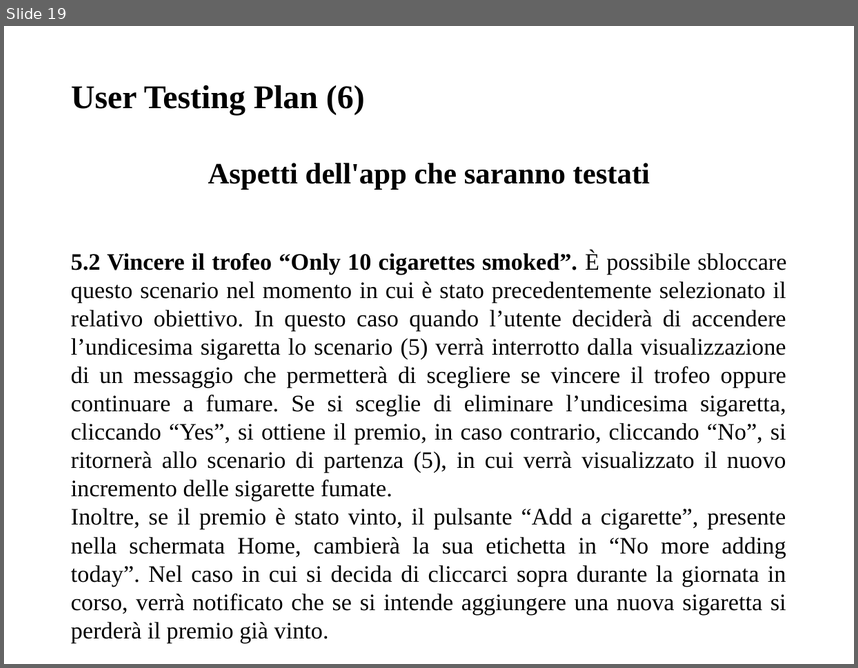
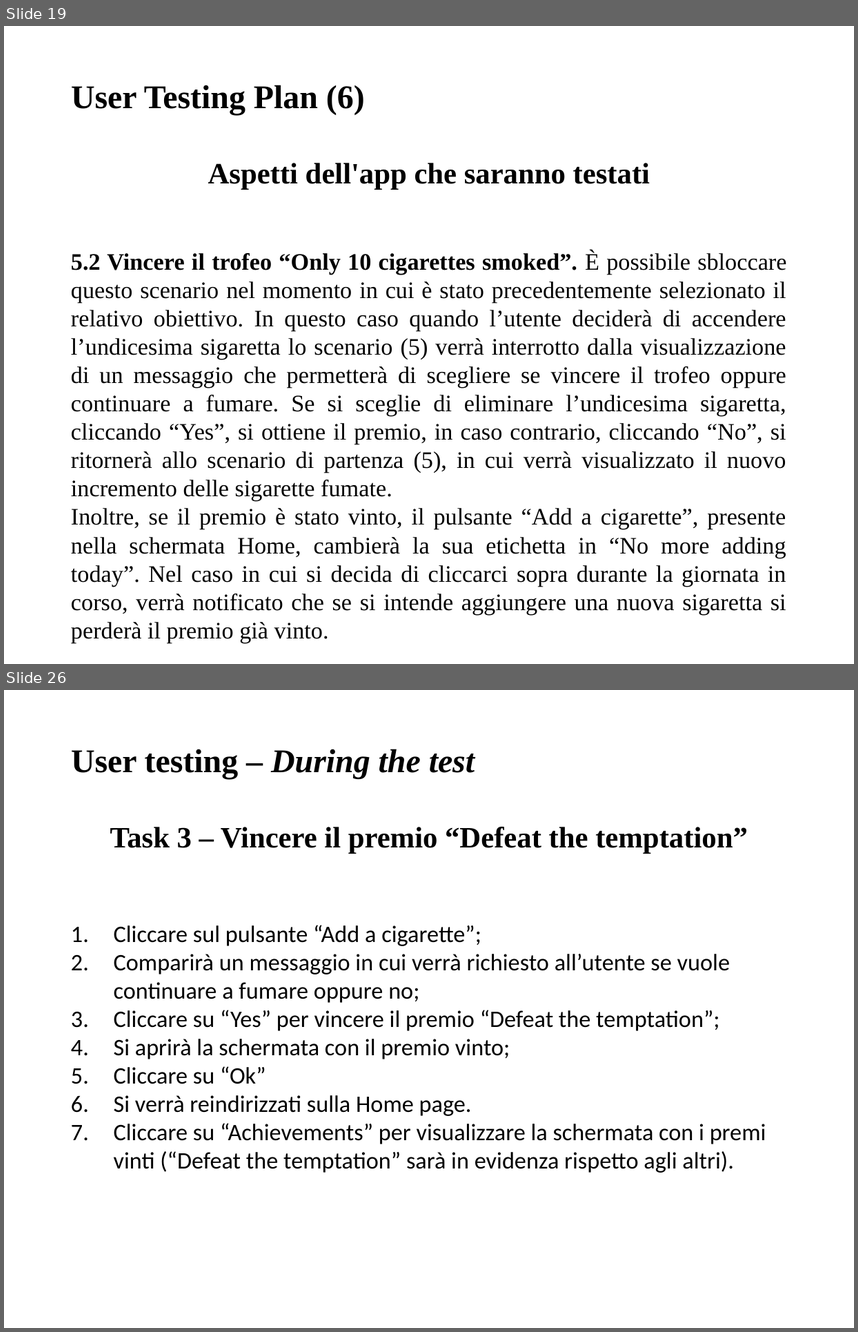
Before and after one commit to giusmastro91/Cognitive-systems, a slide deck: Prova_6/Leone_Mastrosimone_PresentazioneProgetto.pptx. Shown one above the other, each under a label of ours: slide 19 before the commit, slides 19 and 26 after it; the slides between them are not shown. The pictures are 858x668 and 858x1332 pixels, drawn with LibreOffice and Linux fonts; fonts in the diff are those of the drawing. Boxes give left, top, right and bottom in pixels: in the first picture for what was removed or moved away, otherwise in the second. Text is boxed around its words. In the diff, an @@ line names an element or a change of style, - is before the commit and + after.

```diff
--- a/Prova_6/Leone_Mastrosimone_PresentazioneProgetto.pptx
+++ b/Prova_6/Leone_Mastrosimone_PresentazioneProgetto.pptx
@@ slide 26 added at [4,690,854,1328], background #FFFFFF @@
@@ title added at [71,749,475,779], 28 pt, text #000000, bold, italic @@
+User testing – During the test
@@ text added at [110,827,766,1172], 20 pt, text #000000 @@
+Task 3 – Vincere il premio “Defeat the temptation”
+1. Cliccare sul pulsante “Add a cigarette”;
+2. Comparirà un messaggio in cui verrà richiesto all’utente se vuole continuare a fumare oppure no;
+3. Cliccare su “Yes” per vincere il premio “Defeat the temptation”;
+4. Si aprirà la schermata con il premio vinto;
+5. Cliccare su “Ok”
+6. Si verrà reindirizzati sulla Home page.
+7. Cliccare su “Achievements” per visualizzare la schermata con i premi vinti (“Defeat the temptation” sarà in evidenza rispetto agli altri).
```
Also in this commit, not shown: 19 other slides added.
